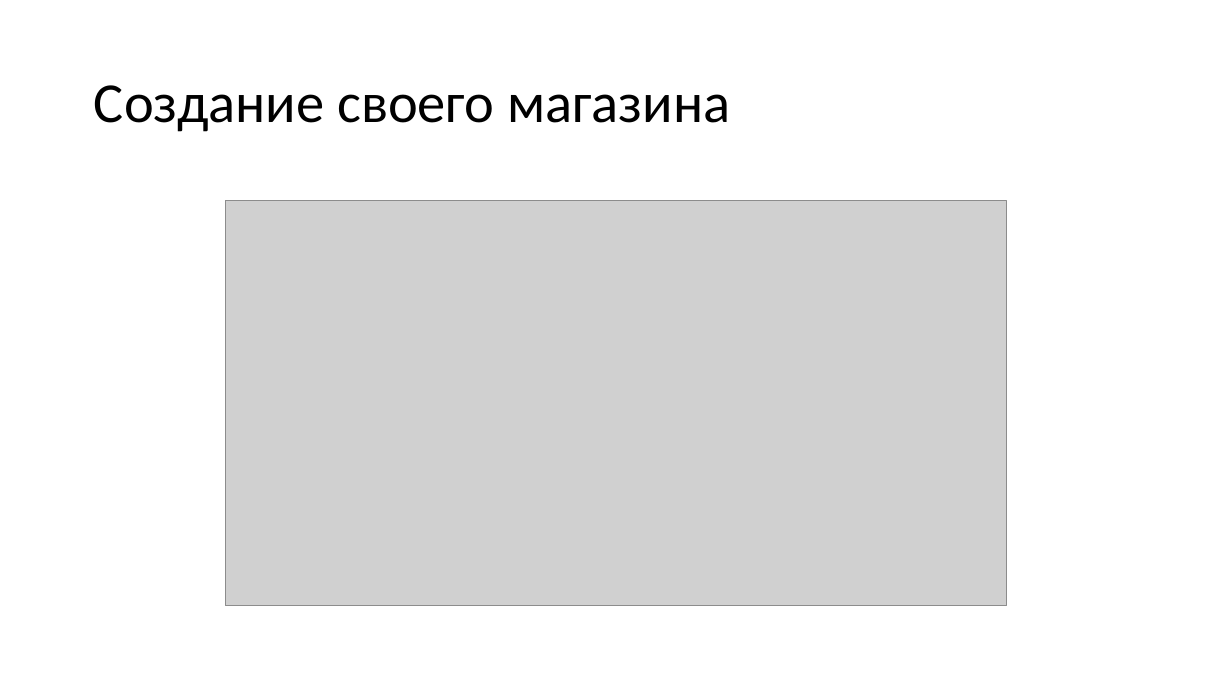
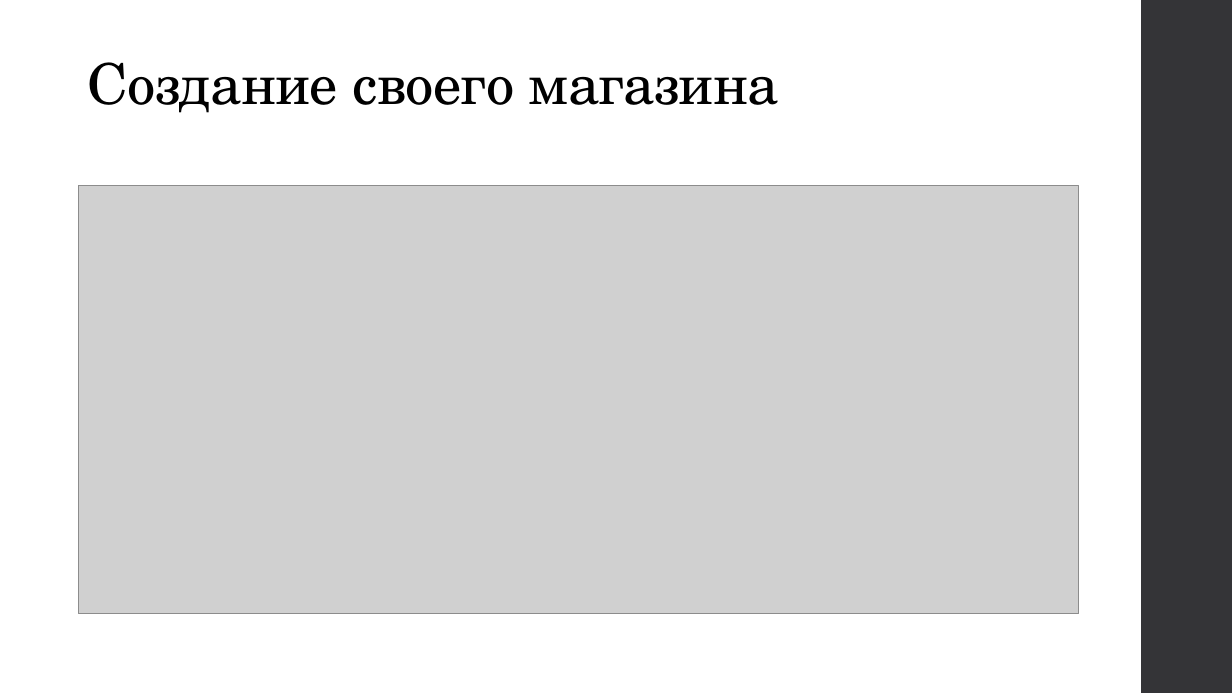
Before and after one commit to akerusan-s/flask-project, a slide deck: slide 8 of Презентация.pptx (slide 5 before the commit). Drawn at 1232x693 pixels with LibreOffice and Linux fonts; fonts in the diff are those of the drawing; grey boxes stand for pictures. Boxes give left, top, right and bottom in pixels: in the first picture for what was removed or moved away, otherwise in the second. Text is boxed around its words. In the diff, an @@ line names an element or a change of style, - is before the commit and + after.

```diff
--- a/Презентация.pptx
+++ b/Презентация.pptx
@@ title "Создание своего магазина" moved from (x1=94, y1=85, x2=730, y2=132) to (x1=88, y1=62, x2=780, y2=113) @@
@@ title "Создание своего магазина" at (x1=88, y1=62, x2=780, y2=113): font Calibri to TeX Gyre Schola, letter spacing 0 to -0.5 pt; vertical alignment middle to bottom @@
@@ rectangle added at (x1=1141, y1=0, x2=1232, y2=693), fill #353537 @@
@@ picture resized from (x1=226, y1=201, x2=1007, y2=605) to (x1=79, y1=186, x2=1080, y2=614) @@
```
Also in this commit, not shown: 7 other slides changed, 7 slides added, 1 slide removed, 1 other file.
